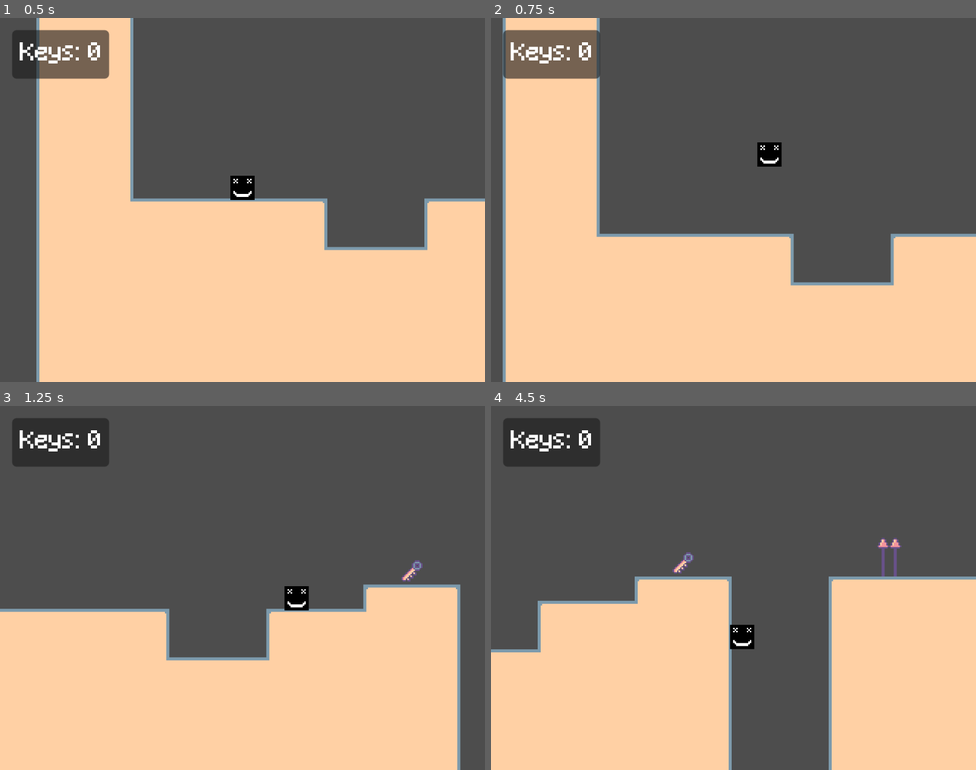
Above: before the commit, frames 1-4 (two rows, left to right).
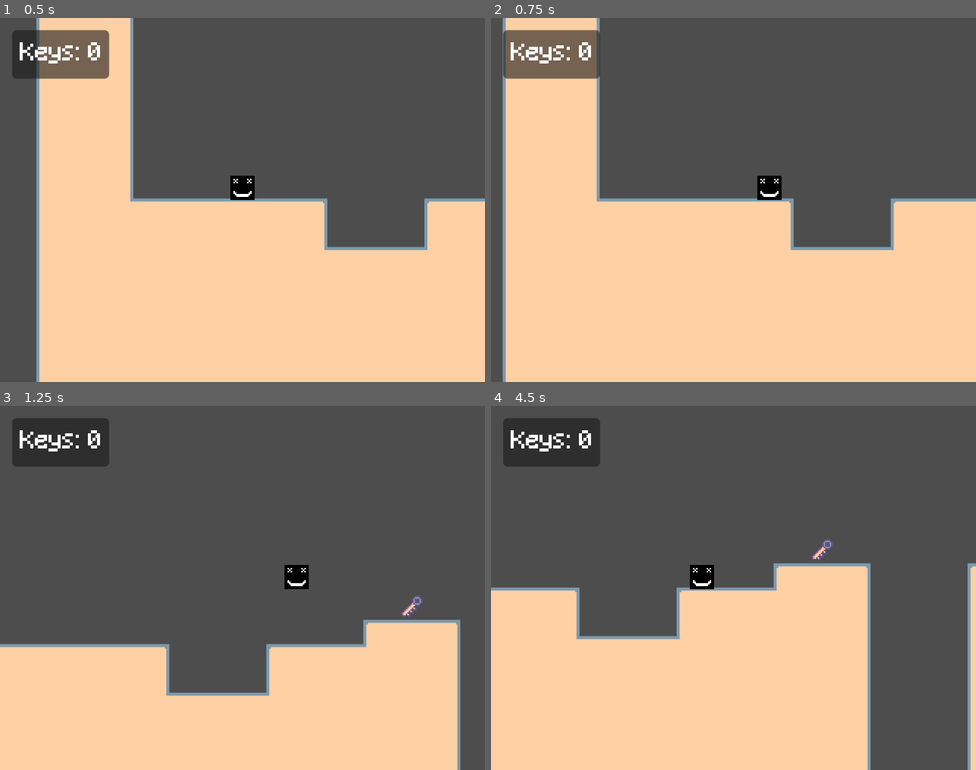
Above: after the commit, the same moments.

Repository: AashaStudios/DoodlyGameJam1
Game: Godot game, scene res://scenes/game.tscn
Two runs of this game, one before a commit and one after it. Both use one fixed random seed, a clock stepped at 60 frames per second and the inputs below.
Inputs:
- Up to frame 1 (0.5 s): no input
- Up to frame 2 (0.75 s): tap Enter (ui_accept) at 0.5, 0.6 s; hold Right (ui_right) from 0.53 s (still down)
- Up to frame 3 (1.25 s): keep holding Right (ui_right); tap Space (jump, bound only after the commit) at 0.77, 0.8, 1.07 s
- Up to frame 4 (4.5 s): tap Space (jump, bound only after the commit) at 1.35, 1.52, 1.82, 2.3, 3.02, 3.32, 3.6, 3.77, 4.07 s; tap Enter (ui_accept) at 1.55, 2.1, 2.85, 4.35 s; release Right (ui_right) at 2.03 s; hold Left (ui_left) 2.03-2.78 s; hold Right (ui_right) 2.78-4.28 s; hold Left (ui_left) from 4.28 s (still down)

Frame 1 is identical in both runs. In frame 2, 9.1% of the frame differs, in the area x 21-100%, y 34-74%; in frame 3, 11%; in frame 4, 29%, in the area x 0-100%, y 36-100%.

Commit message:
Created Input Map

Diff:
--- a/project.godot
+++ b/project.godot
@@ -27,6 +27,24 @@
 window/size/window_height_override=480
 window/stretch/mode="canvas_items"
 
+[input]
+
+left={
+"deadzone": 0.2,
+"events": [Object(InputEventKey,"resource_local_to_scene":false,"resource_name":"","device":-1,"window_id":0,"alt_pressed":false,"shift_pressed":false,"ctrl_pressed":false,"meta_pressed":false,"pressed":false,"keycode":0,"physical_keycode":4194319,"key_label":0,"unicode":0,"location":0,"echo":false,"script":null)
+]
+}
+right={
+"deadzone": 0.2,
+"events": [Object(InputEventKey,"resource_local_to_scene":false,"resource_name":"","device":-1,"window_id":0,"alt_pressed":false,"shift_pressed":false,"ctrl_pressed":false,"meta_pressed":false,"pressed":false,"keycode":0,"physical_keycode":4194321,"key_label":0,"unicode":0,"location":0,"echo":false,"script":null)
+]
+}
+jump={
+"deadzone": 0.2,
+"events": [Object(InputEventKey,"resource_local_to_scene":false,"resource_name":"","device":-1,"window_id":0,"alt_pressed":false,"shift_pressed":false,"ctrl_pressed":false,"meta_pressed":false,"pressed":false,"keycode":0,"physical_keycode":32,"key_label":0,"unicode":32,"location":0,"echo":false,"script":null)
+]
+}
+
 [rendering]
 
 textures/canvas_textures/default_texture_filter=0
--- a/scenes/game.tscn
+++ b/scenes/game.tscn
@@ -77,7 +77,7 @@
 [node name="CollisionShape2D" type="CollisionShape2D" parent="Killzone" unique_id=690926348]
 shape = SubResource("WorldBoundaryShape2D_iywne")
 
-[node name="Platforms" type="Node2D" parent="." unique_id=362450682]
+[node name="Platforms" type="Node" parent="." unique_id=1731724016]
 
 [node name="Platform" parent="Platforms" unique_id=2144402231 instance=ExtResource("3_lnu2h")]
 position = Vector2(1120, 56)
@@ -88,7 +88,7 @@
 [node name="Platform3" parent="Platforms" unique_id=1146860789 instance=ExtResource("3_lnu2h")]
 position = Vector2(1120, -40)
 
-[node name="MovingPlatforms" type="Node2D" parent="." unique_id=302224798]
+[node name="MovingPlatforms" type="Node" parent="." unique_id=387219414]
 
 [node name="Platform" parent="MovingPlatforms" unique_id=824075790 instance=ExtResource("3_lnu2h")]
 position = Vector2(864, 104)
@@ -97,7 +97,7 @@
 libraries/ = SubResource("AnimationLibrary_gee14")
 autoplay = &"move"
 
-[node name="Spikes" type="Node2D" parent="." unique_id=617655286]
+[node name="Spikes" type="Node" parent="." unique_id=434650278]
 
 [node name="Spike" parent="Spikes" unique_id=1206737638 instance=ExtResource("5_iywne")]
 position = Vector2(840, 120)
@@ -159,12 +159,12 @@
 [node name="Spike20" parent="Spikes" unique_id=1937642605 instance=ExtResource("5_iywne")]
 position = Vector2(568, 136)
 
-[node name="MovingSpikes" type="Node2D" parent="." unique_id=186773195]
+[node name="MovingSpikes" type="Node" parent="." unique_id=1581331019]
 
 [node name="MovingSpike" parent="MovingSpikes" unique_id=1293692750 instance=ExtResource("6_p57ef")]
 position = Vector2(360, 96)
 
-[node name="Keys" type="Node2D" parent="." unique_id=217453306]
+[node name="Keys" type="Node" parent="." unique_id=1991724943]
 
 [node name="Key" parent="Keys" unique_id=1097968565 instance=ExtResource("7_u5sy4")]
 position = Vector2(224, 88)
--- a/scenes/player.gd
+++ b/scenes/player.gd
@@ -3,6 +3,10 @@
 
 const SPEED = 200
 const JUMP_VELOCITY = -300
+
+
+@onready var jump_buffer_timer: Timer = $Timer/JumpBufferTimer
+@onready var coyote_timer: Timer = $Timer/CoyoteTimer
 
 
 func _physics_process(delta: float) -> void:
@@ -11,15 +15,19 @@
         velocity += get_gravity() * delta
 
     # Handle jump.
-    if Input.is_action_just_pressed("ui_accept") and is_on_floor():
+    if Input.is_action_just_pressed("jump") and is_on_floor():
         velocity.y = JUMP_VELOCITY
 
     # Get the input direction and handle the movement/deceleration.
     # As good practice, you should replace UI actions with custom gameplay actions.
-    var direction := Input.get_axis("ui_left", "ui_right")
+    var direction := Input.get_axis("left", "right")
     if direction:
         velocity.x = direction * SPEED
     else:
         velocity.x = move_toward(velocity.x, 0, SPEED)
 
     move_and_slide()
+
+
+func jump() -> void:
+    pass
--- a/scenes/player.tscn
+++ b/scenes/player.tscn
@@ -17,3 +17,11 @@
 [node name="CollisionShape2D" type="CollisionShape2D" parent="." unique_id=1002988508]
 position = Vector2(0, -8)
 shape = SubResource("CircleShape2D_3vyb7")
+
+[node name="Timer" type="Node" parent="." unique_id=583534911]
+
+[node name="JumpBufferTimer" type="Timer" parent="Timer" unique_id=1589421502]
+wait_time = 0.1
+
+[node name="CoyoteTimer" type="Timer" parent="Timer" unique_id=628371406]
+wait_time = 0.1
